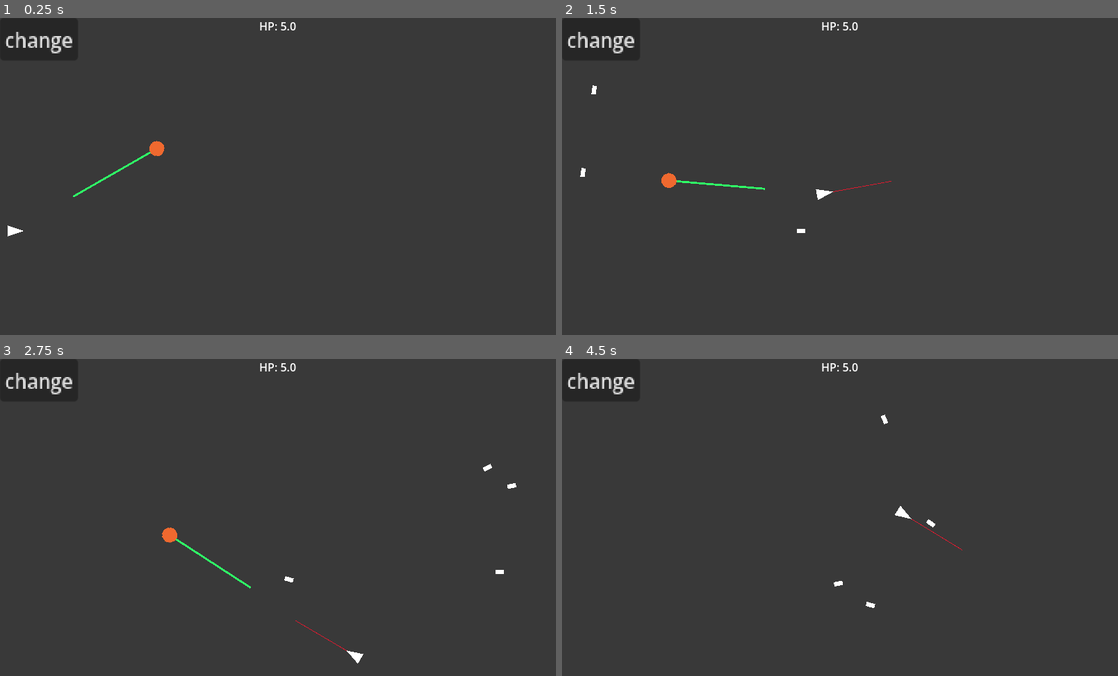
Above: before the commit, frames 1-4 (two rows, left to right).
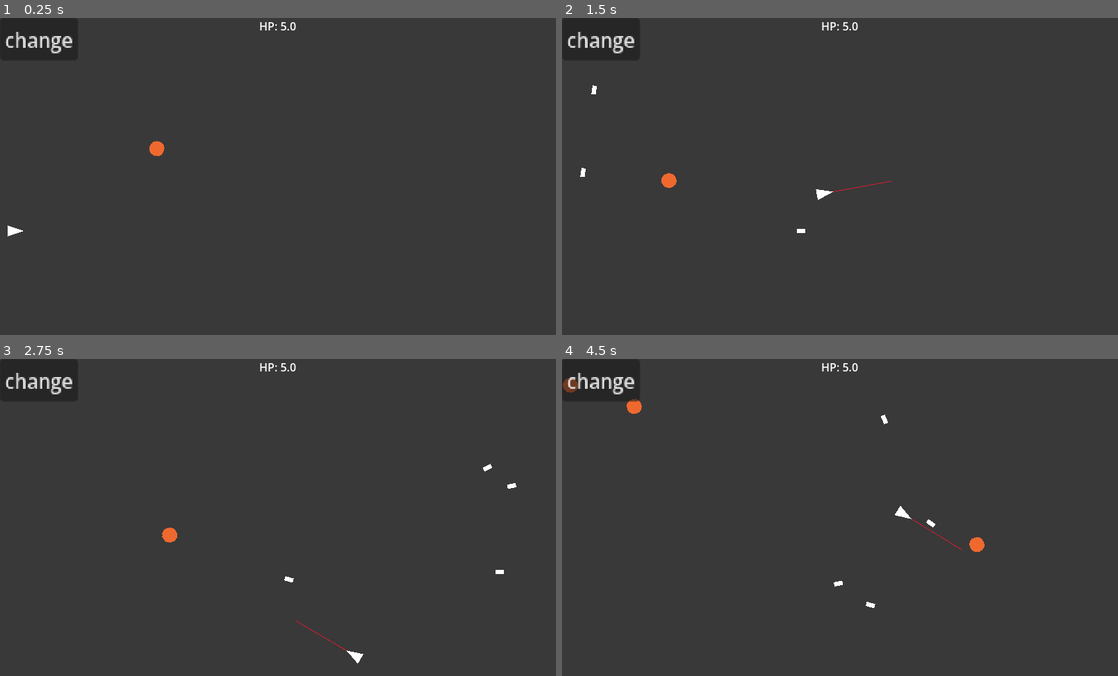
Above: after the commit, the same moments.

Repository: gitcold/terror
Game: Godot game, scene res://Scenes/Game.tscn
Two runs of this game, one before a commit and one after it. Both use one fixed random seed, a clock stepped at 60 frames per second and the inputs below.
Inputs (mouse positions are in pixels of both pictures, inside the frame that each line leads up to):
- Up to frame 1 (0.25 s): no input
- Up to frame 2 (1.5 s): click "change" at 0.5 s; move the mouse to (962, 166) at 1.27 s; hold D (right) from 1.28 s (still down); click (962, 166) at 1.42 s
- Up to frame 3 (2.75 s): move the mouse to (166, 542) at 2.02 s; release D (right) at 2.03 s; hold S (down) from 2.03 s (still down)
- Up to frame 4 (4.5 s): move the mouse to (895, 450) at 2.77 s; release S (down) at 2.78 s; hold D (right) 2.78-3.53 s; move the mouse to (812, 593) at 3.52 s; hold W (up) 3.53-4.28 s; click (812, 593) at 3.67 s; move the mouse to (1006, 574) at 4.27 s; hold A (left) from 4.28 s (still down)

The runs differ from the first frame. In frame 1, 0.1% of the frame differs, in the area x 13-28%, y 42-57%; in frame 2, 0.1%; in frame 3, 0.1%; in frame 4, 0.3%, in the area x 0-76%, y 5-61%.

Commit message:
feat: spawner

Diff:
--- a/Scenes/OrangeBall.tscn
+++ b/Scenes/OrangeBall.tscn
@@ -10,13 +10,6 @@
 collision_layer = 2
 collision_mask = 2
 script = ExtResource("1_6plcg")
-
-[node name="Polygon2D" type="Polygon2D" parent="." unique_id=607337476]
-position = Vector2(1.5258789e-05, 0)
-scale = Vector2(0.21445706, 0.17496939)
-color = Color(0.18431373, 1, 0.4, 1)
-polygon = PackedVector2Array(-8, -8, 648.00006, -8, 648.00006, 8, -8, 8)
-uv = PackedVector2Array(-432, -64, 224.00006, -64, 224.00006, -40, -432, -40)
 
 [node name="Sprite2D" type="Sprite2D" parent="." unique_id=1370188911]
 scale = Vector2(0.68006206, 0.68006206)
--- a/Scripts/EnemySpawner.gd
+++ b/Scripts/EnemySpawner.gd
@@ -1,3 +1,44 @@
 extends Node2D
 
-var spawn_
+var spawn_data : Array[Dictionary] = [
+	{
+		"count"=Vector2(0.1, 2),
+		"distance"=150,
+		"name"="OrangeBall",
+	}
+]
+
+var spawn_count : Array = [3]
+var enemy_num = 1
+
+func _ready() -> void:
+	randomize()
+	#spawn_count.resize(enemy_num)  # 先扩充长度
+	#spawn_count.fill(0)    # 再填充数值
+	#for i in range(enemy_num):
+	#	var count_min = spawn_data[i]["count"].x
+	#	var count_max = spawn_data[i]["count"].y
+	#	spawn_count[i] = randf_range(count_min,count_max)
+
+func _process(delta: float) -> void:
+	for i in range(enemy_num):
+		spawn_enemy(i,delta)
+
+
+func spawn_enemy(i : float, delta : float) -> void:
+	spawn_count[i] -= delta
+	print(spawn_count[i])
+	if spawn_count[i] <= 0:
+		var count_min = spawn_data[i]["count"].x
+		var count_max = spawn_data[i]["count"].y
+		spawn_count[i] = randf_range(count_min,count_max)
+		position = Vector2(randf_range(0,800),randf_range(0,480))
+		var player_pos = get_tree().current_scene.get_player_pos()
+		var distance = position.distance_to(player_pos)
+		while distance <= spawn_data[i]["distance"]:
+			position = Vector2(randf_range(0,800),randf_range(0,480))
+			distance = position.distance_to(player_pos)
+		var enemy_scene: PackedScene = load("res://Scenes/" + spawn_data[i]["name"] + ".tscn")
+		var enemy_node = enemy_scene.instantiate()
+		enemy_node.position = position
+		get_tree().current_scene.add_child(enemy_node)
--- a/Scripts/OrangeBall.gd
+++ b/Scripts/OrangeBall.gd
@@ -10,7 +10,7 @@
 
 func _physics_process(delta: float) -> void:
 	var player_pos = get_tree().current_scene.get_player_pos()
-	var distance = position.distance_to(player_pos) # 5
+	var distance = position.distance_to(player_pos)
 	if not is_dead:
 		look_at(player_pos)
 		if distance >= move_area_r:
Not shown, added: .nomedia
